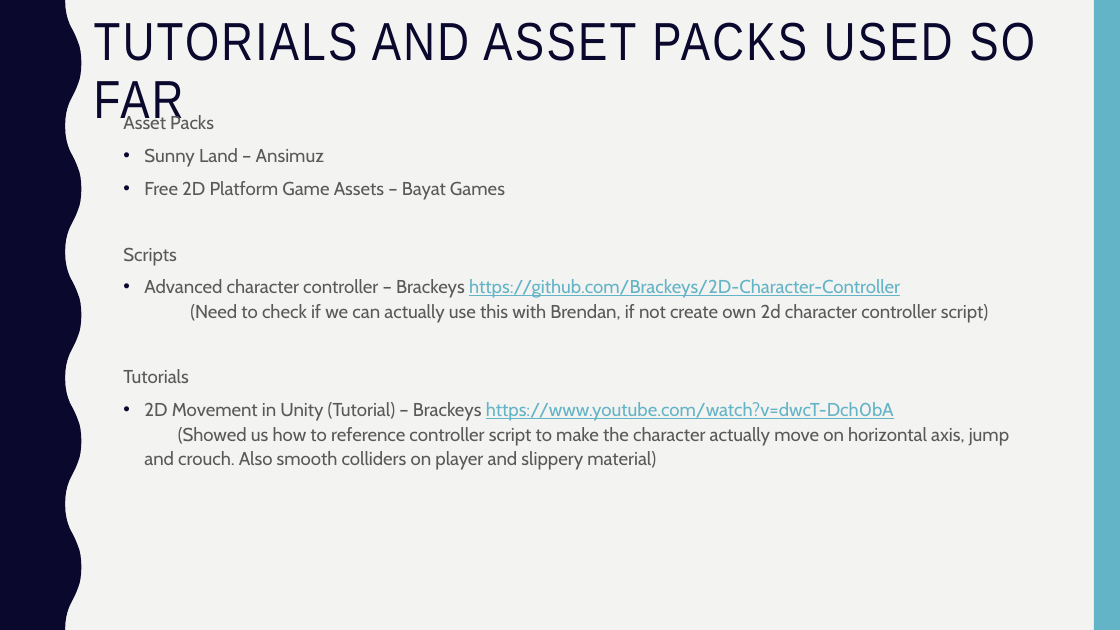
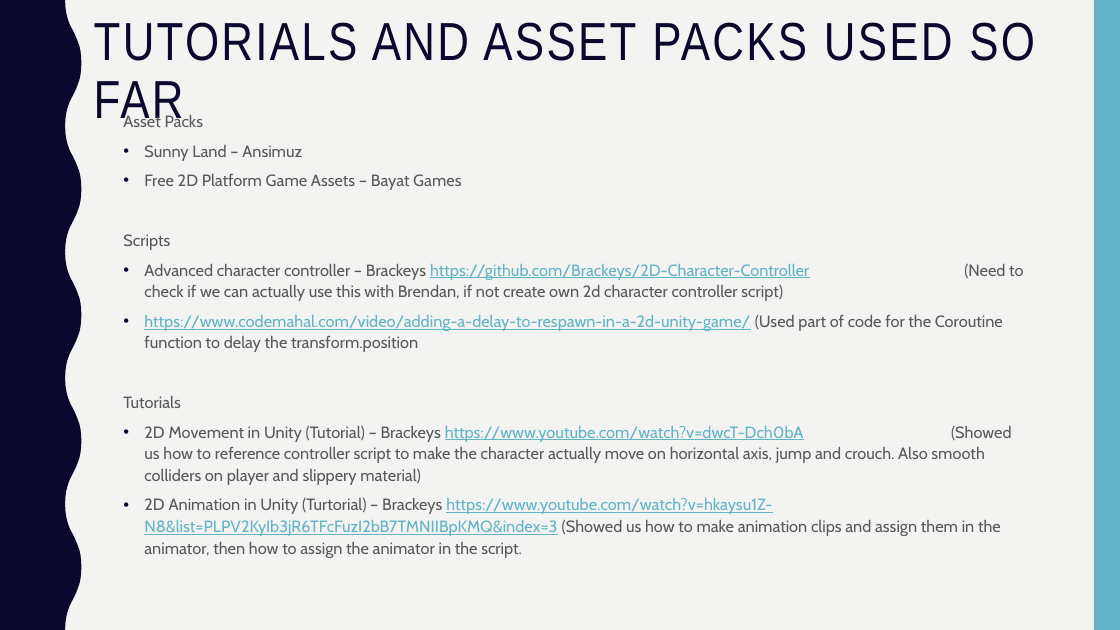
Before and after one commit to Briony-m/2D-Game-Tutorial, a slide deck: slide 6 of 2D Game/Game Pitch.pptx. Drawn at 1120x630 pixels with LibreOffice and Linux fonts; fonts in the diff are those of the drawing. Boxes give left, top, right and bottom in pixels: in the first picture for what was removed or moved away, otherwise in the second. Text is boxed around its words. In the diff, an @@ line names an element or a change of style, - is before the commit and + after.

```diff
--- a/2D Game/Game Pitch.pptx
+++ b/2D Game/Game Pitch.pptx
@@ text at (123, 114, 1012, 485): size 16 to 14 pt in "Asset Packs", "Sunny Land – Ansimuz", "Free 2D Platform Game Assets – Bayat ...", "Scripts" and 3 more places @@
@@ text at (144, 315, 1003, 352): paragraph added @@
+• https://www.codemahal.com/video/adding-a-delay-to-respawn-in-a-2d-unity-game/ (Used part of code for the Coroutine function to delay the transform.position
@@ text at (144, 498, 1001, 558): paragraph added @@
+• 2D Animation in Unity (Turtorial) – Brackeys https://www.youtube.com/watch?v=hkaysu1Z-N8&list=PLPV2KyIb3jR6TFcFuzI2bB7TMNIIBpKMQ&index=3 (Showed us how to make animation clips and assign them in the animator, then how to assign the animator in the script.
```
Also in this commit, not shown: 3 other slides changed, 12 other files.
